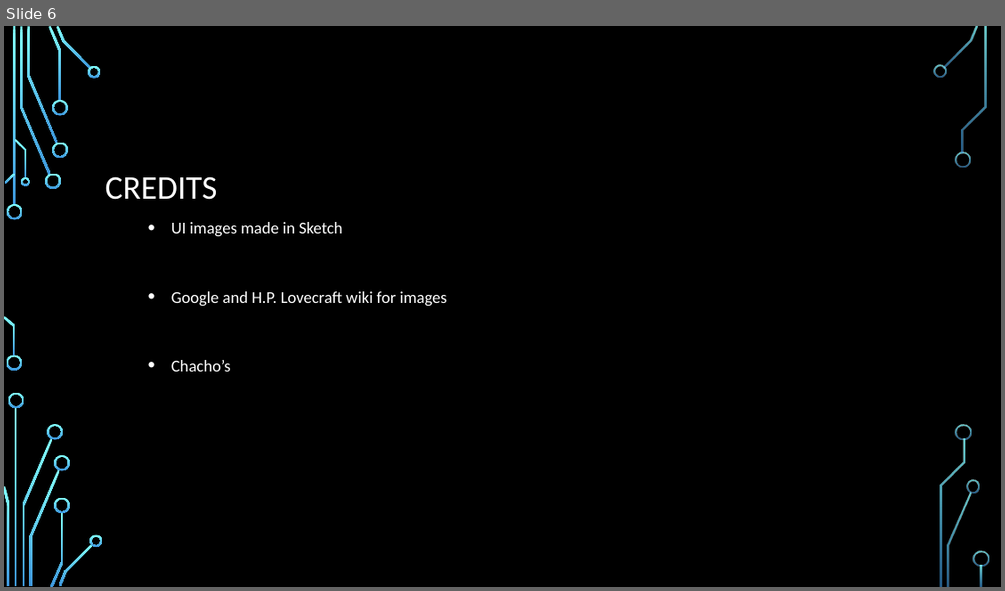
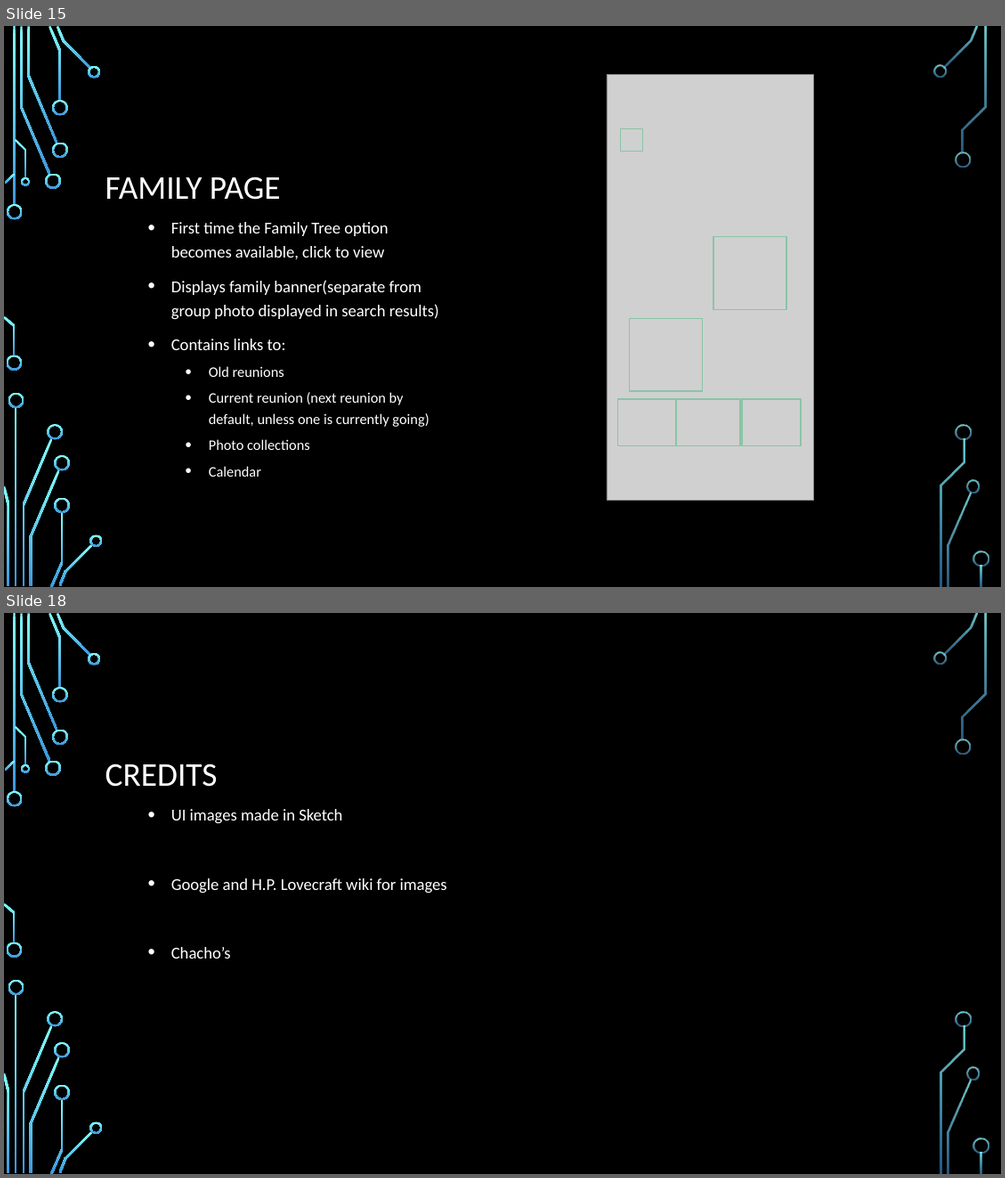
Before and after one commit to shitwolfymakes/CS-3773-Software-Engineering, a slide deck: Reunions App.pptx. Shown one above the other, each under a label of ours: slide 6 before the commit, slides 15 and 18 after it; the slides between them are not shown. The pictures are 1005x591 and 1005x1178 pixels, drawn with LibreOffice and Linux fonts; fonts in the diff are those of the drawing; grey boxes stand for pictures; background and template pictures are left out. Boxes give left, top, right and bottom in pixels: in the first picture for what was removed or moved away, otherwise in the second. Text is boxed around its words. In the diff, an @@ line names an element or a change of style, - is before the commit and + after.

```diff
--- a/Reunions App.pptx
+++ b/Reunions App.pptx
@@ slide 15 added at [4, 26, 1001, 587], background picture (left out); not listed: 36 template elements that a slide beside it also shows @@
@@ picture added at [607, 75, 813, 500] @@
@@ action button blank added at [621, 129, 643, 151], outline #8AC4A7 1.25 pt @@
@@ title added at [105, 176, 281, 200], 32 pt, text #FFFFFF @@
+FAMILY PAGE
@@ text added at [171, 222, 439, 476], 16 pt, text #FFFFFF @@
+• First time the Family Tree option becomes available, click to view
+• Displays family banner(separate from group photo displayed in search results)
+• Contains links to:
+  • Old reunions
+  • Current reunion (next reunion by default, unless one is currently going)
+  • Photo collections
+  • Calendar
@@ action button blank added at [713, 237, 787, 310], outline #8AC4A7 1.25 pt @@
@@ action button blank added at [629, 319, 703, 392], outline #8AC4A7 1.25 pt @@
@@ action button blank added at [618, 399, 676, 445], outline #8AC4A7 1.25 pt @@
@@ action button blank added at [676, 399, 741, 445], outline #8AC4A7 1.25 pt @@
@@ action button blank added at [742, 399, 801, 445], outline #8AC4A7 1.25 pt @@
@@ what was slide 6 is now slide 18 @@
```
Also in this commit, not shown: 5 slides changed, 11 other slides added.
